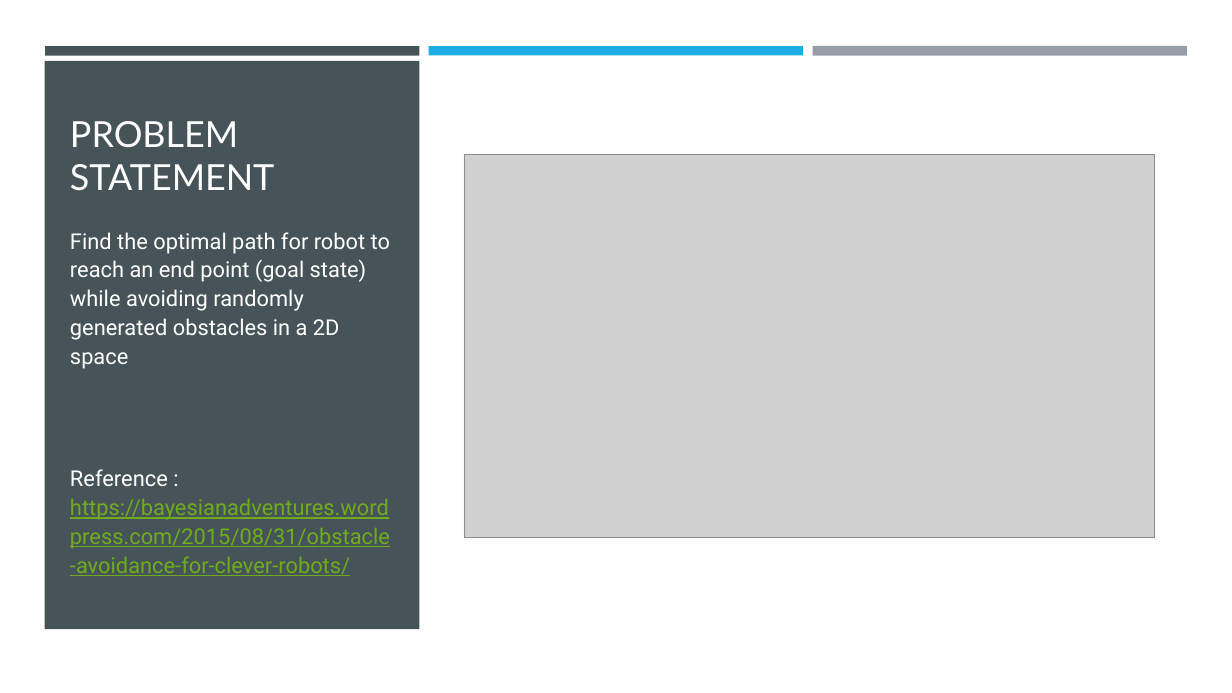
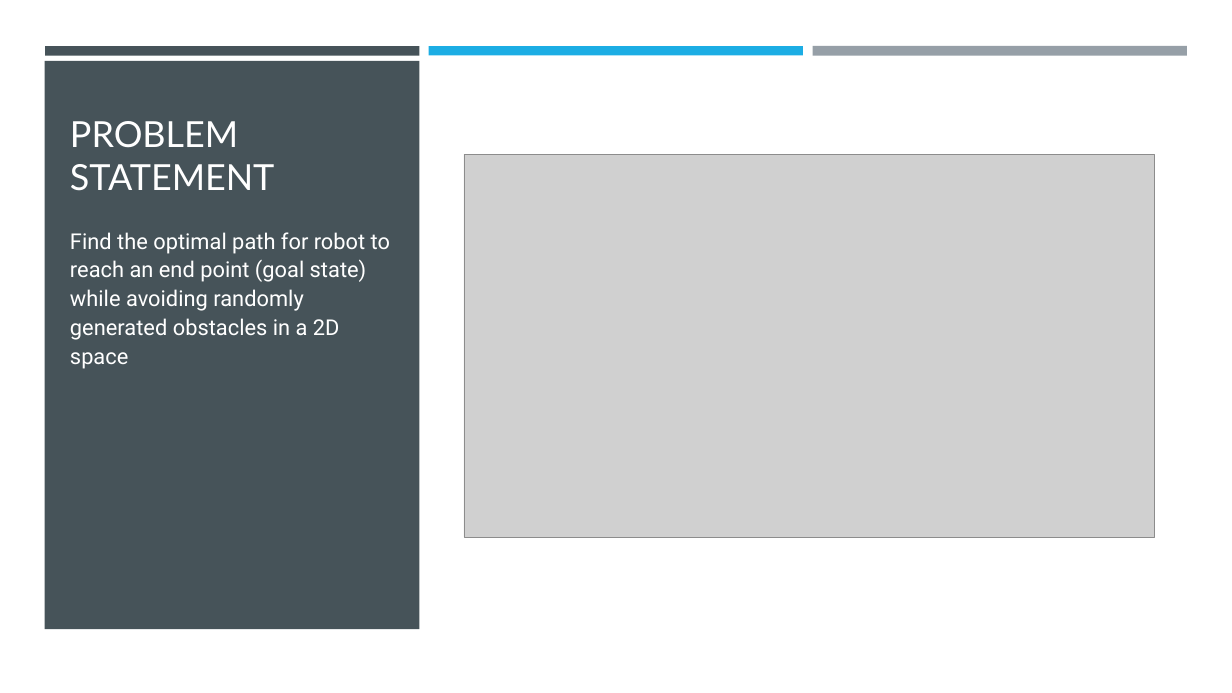
Before and after one commit to ravasconcelos/rl_obstacle_avoidance, a slide deck: slide 2 of notebook/Robot Obstacle avoidance with reinforcement learning.pptx. Drawn at 1232x693 pixels with LibreOffice and Linux fonts; fonts in the diff are those of the drawing; grey boxes stand for pictures. Boxes give left, top, right and bottom in pixels: in the first picture for what was removed or moved away, otherwise in the second. Text is boxed around its words. In the diff, an @@ line names an element or a change of style, - is before the commit and + after.

```diff
--- a/notebook/Robot Obstacle avoidance with reinforcement learning.pptx
+++ b/notebook/Robot Obstacle avoidance with reinforcement learning.pptx
@@ text at box(70, 469, 390, 576): paragraph removed @@
-Reference : https://bayesianadventures.wordpress.com/2015/08/31/obstacle-avoidance-for-clever-robots/
```
Also in this commit, not shown: 4 other slides changed, 3 slides added.
